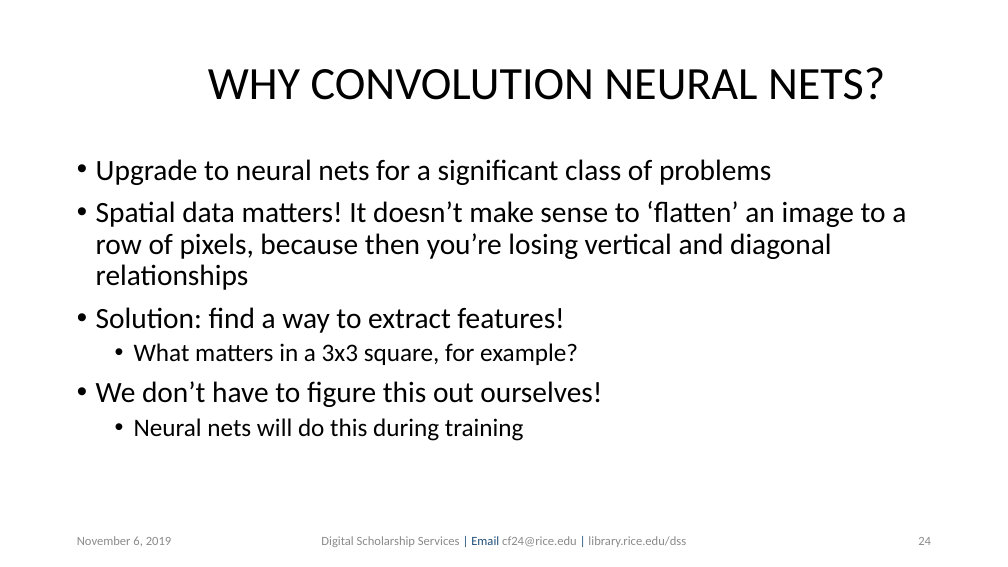
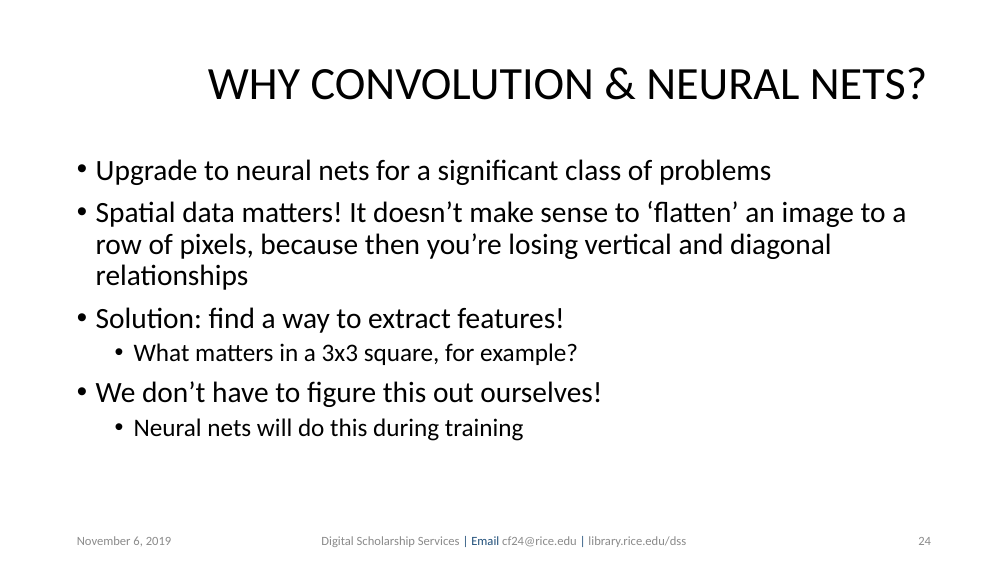
Before and after one commit to bakitybacon/rice-data-and-donuts, a slide deck: slide 24 of tf/Introduction to TensorFlow.pptx. Drawn at 1008x567 pixels with LibreOffice and Linux fonts; fonts in the diff are those of the drawing; background and template pictures are left out. Boxes give left, top, right and bottom in pixels: in the first picture for what was removed or moved away, otherwise in the second. Text is boxed around its words. In the diff, an @@ line names an element or a change of style, - is before the commit and + after.

```diff
--- a/tf/Introduction to TensorFlow.pptx
+++ b/tf/Introduction to TensorFlow.pptx
@@ title at (x1=208, y1=67, x2=927, y2=100): text changed @@
-WHY CONVOLUTION NEURAL NETS?
+WHY CONVOLUTION & NEURAL NETS?
```
Also in this commit, not shown: 2 other slides changed, 2 slides added.
